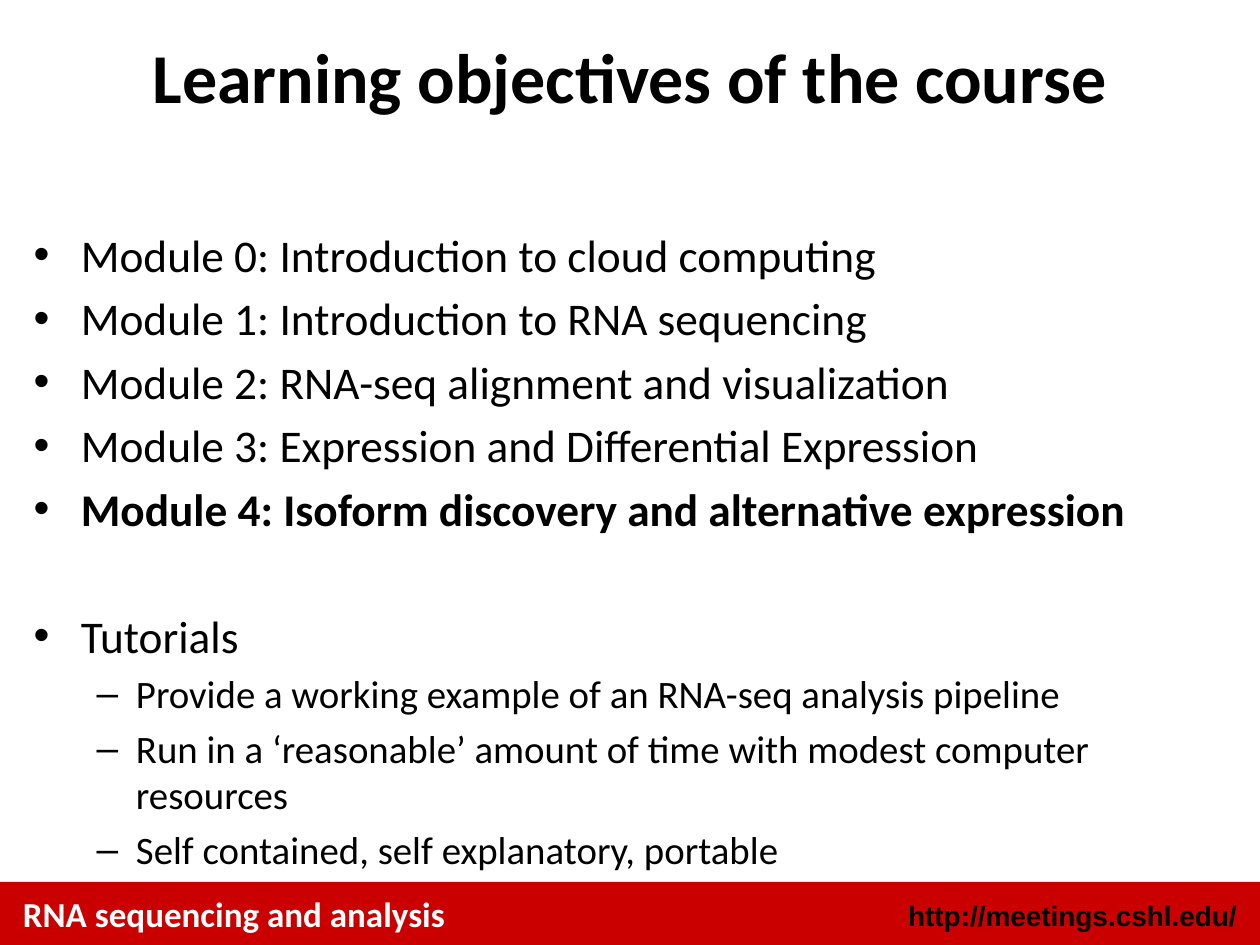
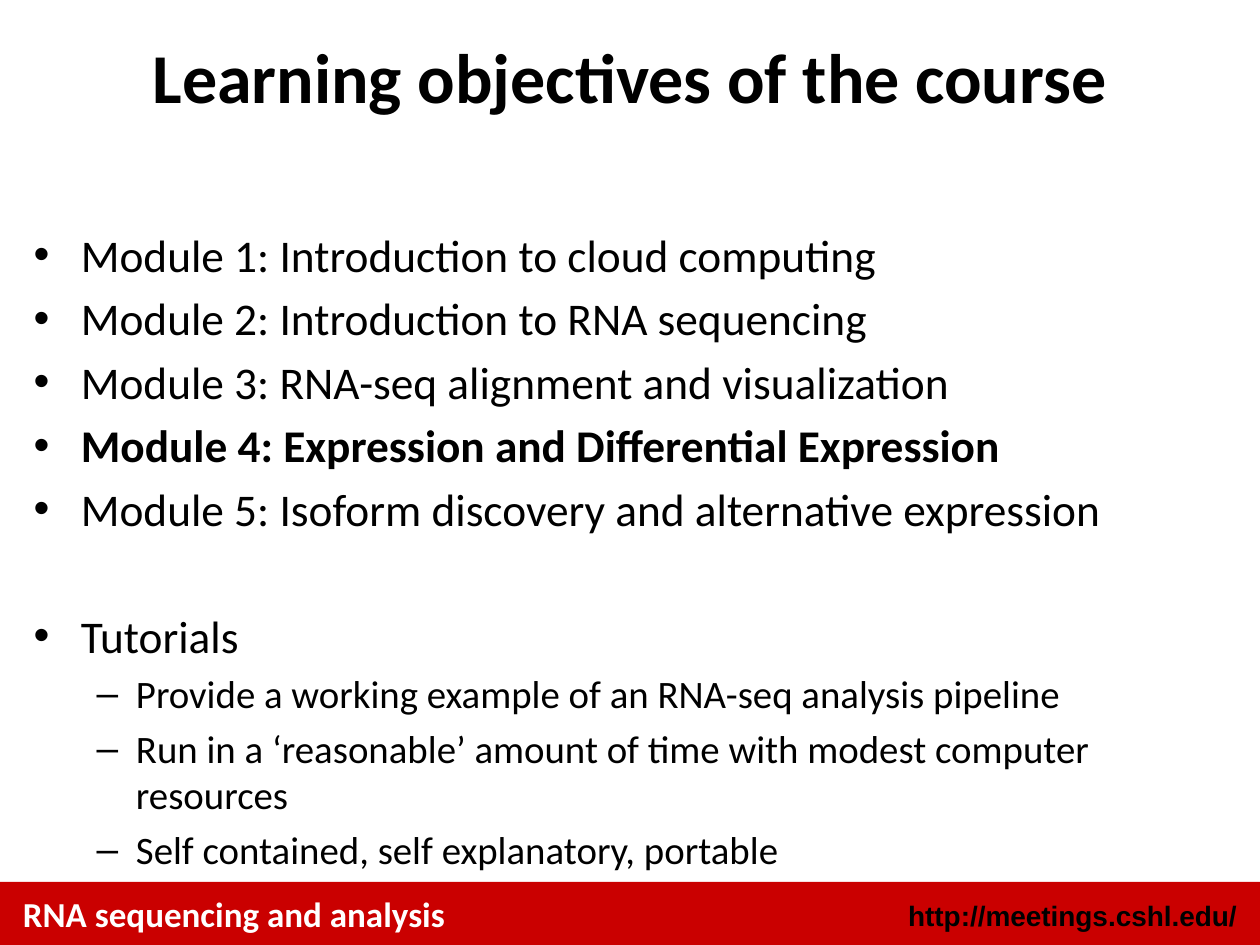
Before and after one commit to griffithlab/rnaseq_tutorial, a slide deck: slide 3 of lectures/cshl/2014/RNASeq_Module4_Lecture.pptx. Drawn at 1260x945 pixels with LibreOffice and Linux fonts; fonts in the diff are those of the drawing. Boxes give left, top, right and bottom in pixels: in the first picture for what was removed or moved away, otherwise in the second. Text is boxed around its words. In the diff, an @@ line names an element or a change of style, - is before the commit and + after.

Commit message:
harmonize module numbering with wiki numbering

```diff
--- a/lectures/cshl/2014/RNASeq_Module4_Lecture.pptx
+++ b/lectures/cshl/2014/RNASeq_Module4_Lecture.pptx
@@ text at [81,240,1100,534]: text changed @@
-• Module 0: Introduction to cloud computing
-• Module 1: Introduction to RNA sequencing
-• Module 2: RNA-seq alignment and visualization
-• Module 3: Expression and Differential Expression
-• Module 4: Isoform discovery and alternative expression
+• Module 1: Introduction to cloud computing
+• Module 2: Introduction to RNA sequencing
+• Module 3: RNA-seq alignment and visualization
+• Module 4: Expression and Differential Expression
+• Module 5: Isoform discovery and alternative expression
```
Also in this commit, not shown: 2 other slides changed, 15 slides added, 12 slides removed, 17 other files.
